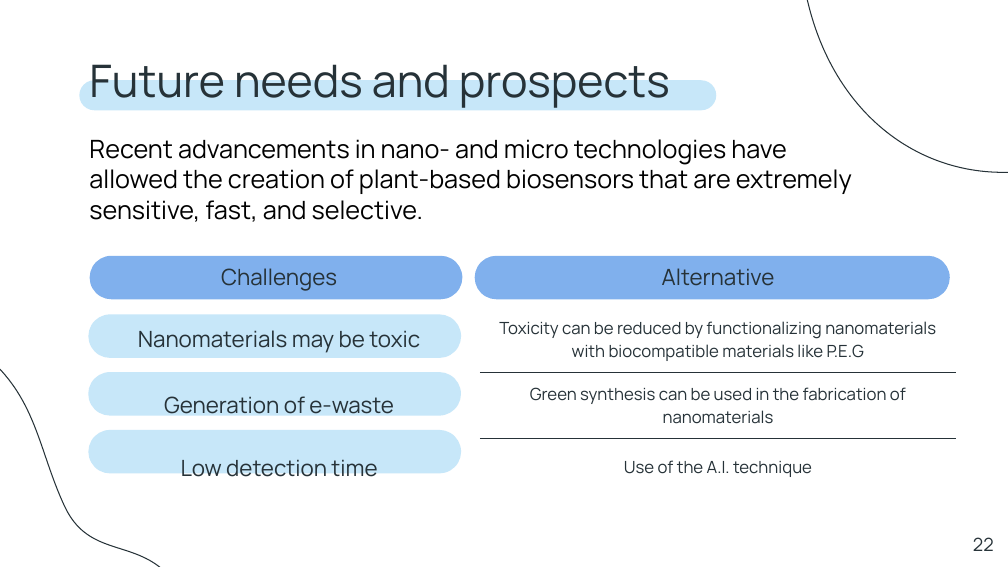
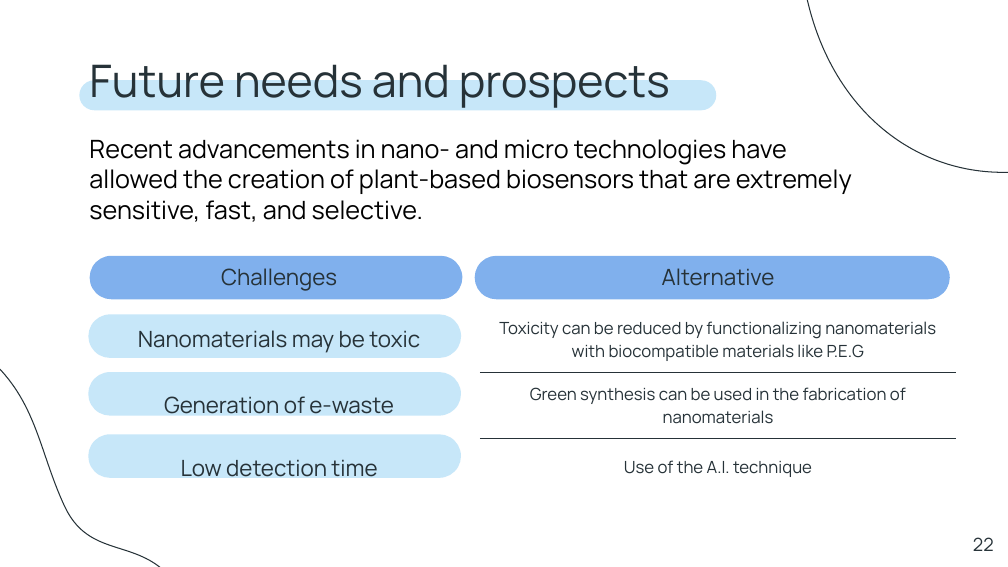
Before and after one commit to Borgna02/FLORA, a slide deck: slide 22 of IoNT_Borgna_Carlino_Macera.pptx. Drawn at 1008x567 pixels with LibreOffice and Linux fonts; fonts in the diff are those of the drawing. Boxes give left, top, right and bottom in pixels: in the first picture for what was removed or moved away, otherwise in the second. Text is boxed around its words. In the diff, an @@ line names an element or a change of style, - is before the commit and + after.

```diff
--- a/IoNT_Borgna_Carlino_Macera.pptx
+++ b/IoNT_Borgna_Carlino_Macera.pptx
@@ table: place and size @@
-table at box(79, 248, 956, 567)
+table at box(79, 248, 956, 486)
@@ rounded rectangle: place and size @@
-rounded rectangle at box(89, 430, 462, 474)
+rounded rectangle at box(89, 434, 462, 478)
```
Also in this commit, not shown: 1 other slide changed, 5 other files.
